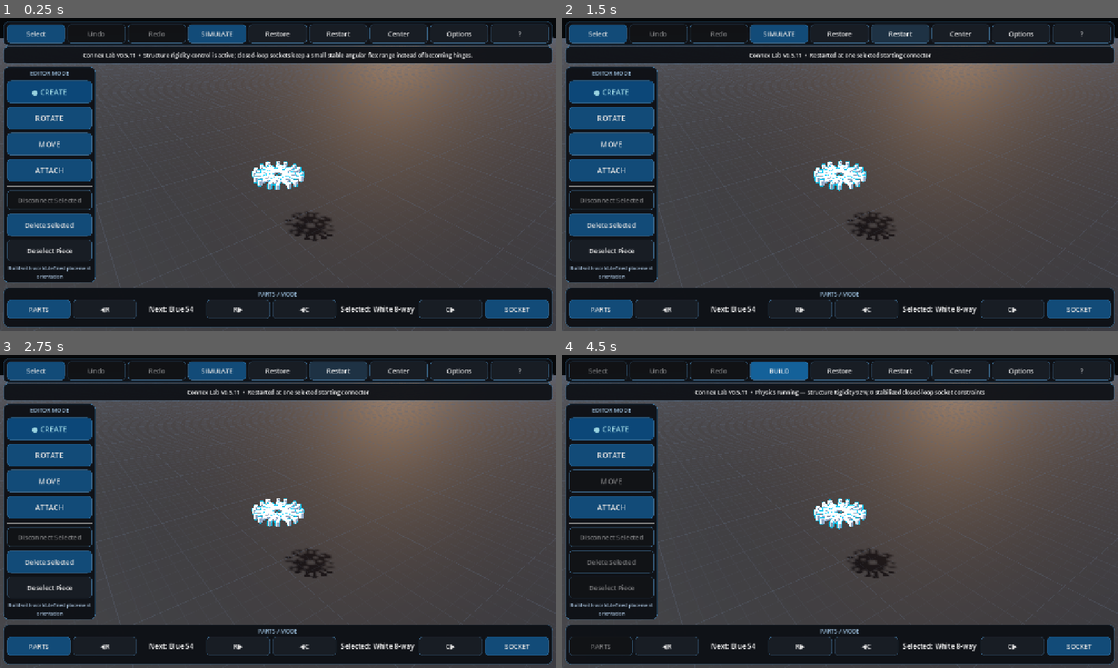
Above: before the commit, frames 1-4 (two rows, left to right).
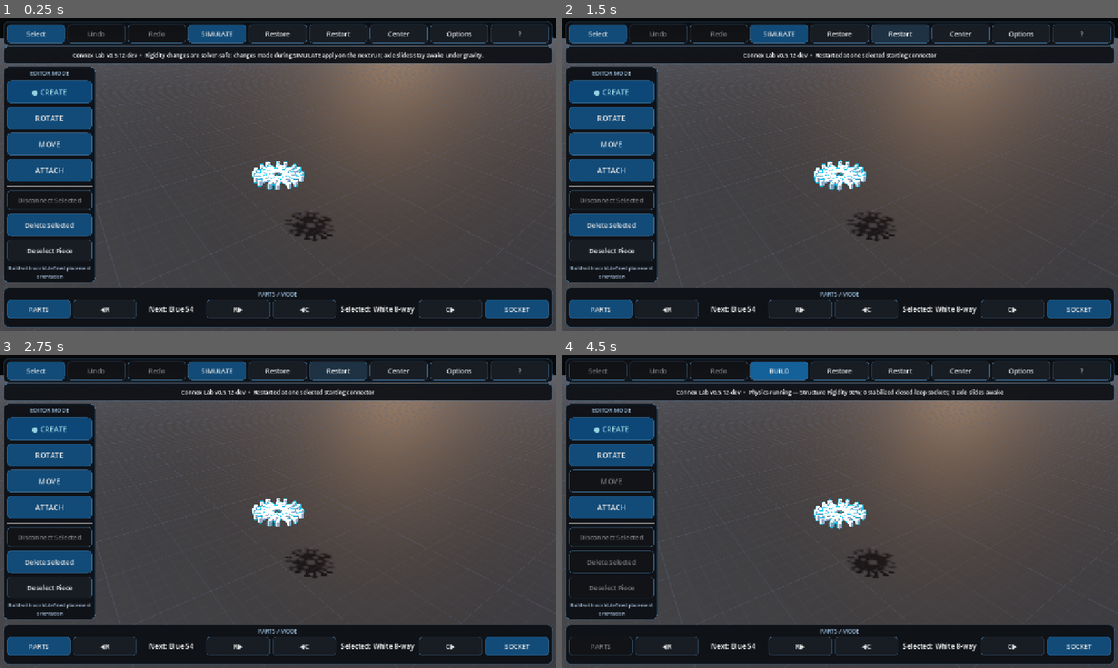
Above: after the commit, the same moments.

Repository: pixel375/connex
Game: Godot game, scene res://Main.tscn
The game is run twice, just before and just after one commit, with the same random seed, the same clock (stepped at 60 frames per second) and the same inputs.
Inputs:
- Up to frame 1 (0.25 s): no input
- Up to frame 2 (1.5 s): click "Restart" at 0.5 s; click "Restart" at 1.25 s
- Up to frame 3 (2.75 s): click "Restart" at 2 s
- Up to frame 4 (4.5 s): click "Select" at 2.75 s; click "SELECT…" at 3.5 s; click "SIMULATE" at 4.25 s

The runs differ from the first frame. In frame 1, 0.8% of the frame differs, in the area x 13-87%, y 10-14%; in frame 2, 0.4%; in frame 3, 0.4%; in frame 4, 0.7%.

Commit message:
v0.5.12: activate rigidity and axle gravity fix runtime

Diff:
--- a/Main.tscn
+++ b/Main.tscn
@@ -1,7 +1,8 @@
 [gd_scene load_steps=3 format=3]
 
-; v0.5.11 release runtime: res://scripts/main_v066.gd
-[ext_resource type="Script" path="res://scripts/main_v066.gd" id="1_main"]
+; v0.5.12 development runtime: res://scripts/main_v067.gd
+; v0.5.11 lineage marker: res://scripts/main_v066.gd
+[ext_resource type="Script" path="res://scripts/main_v067.gd" id="1_main"]
 [ext_resource type="Script" path="res://scripts/physics_slider_fix_v052.gd" id="2_physics_fix"]
 
 [node name="Main" type="Node3D"]
